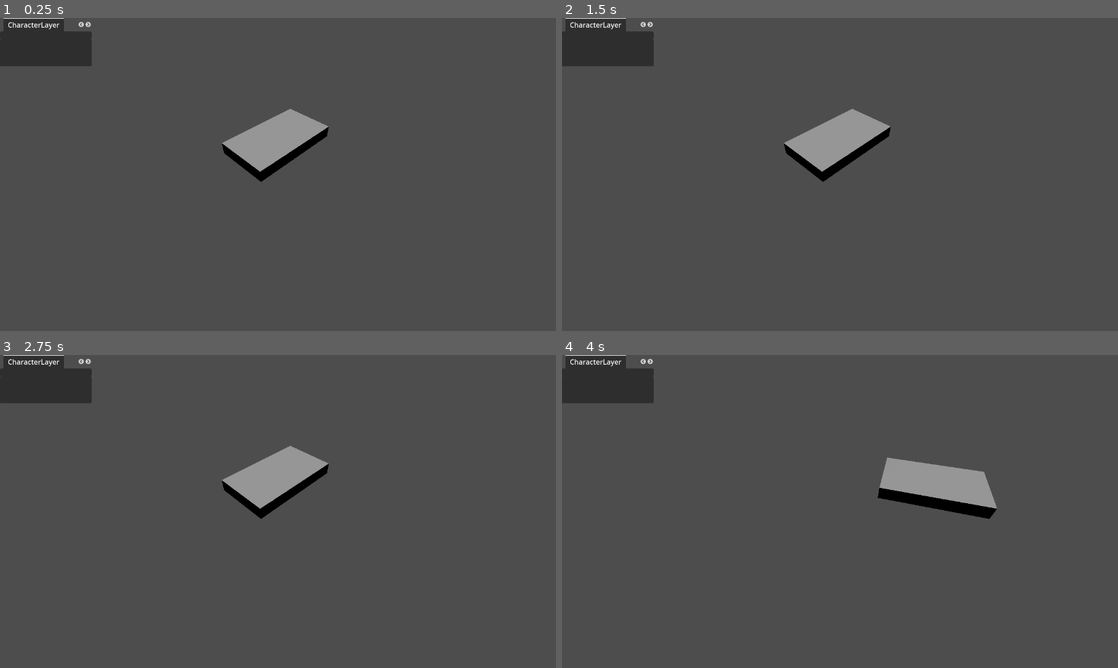
Above: before the commit, frames 1-4 (two rows, left to right).
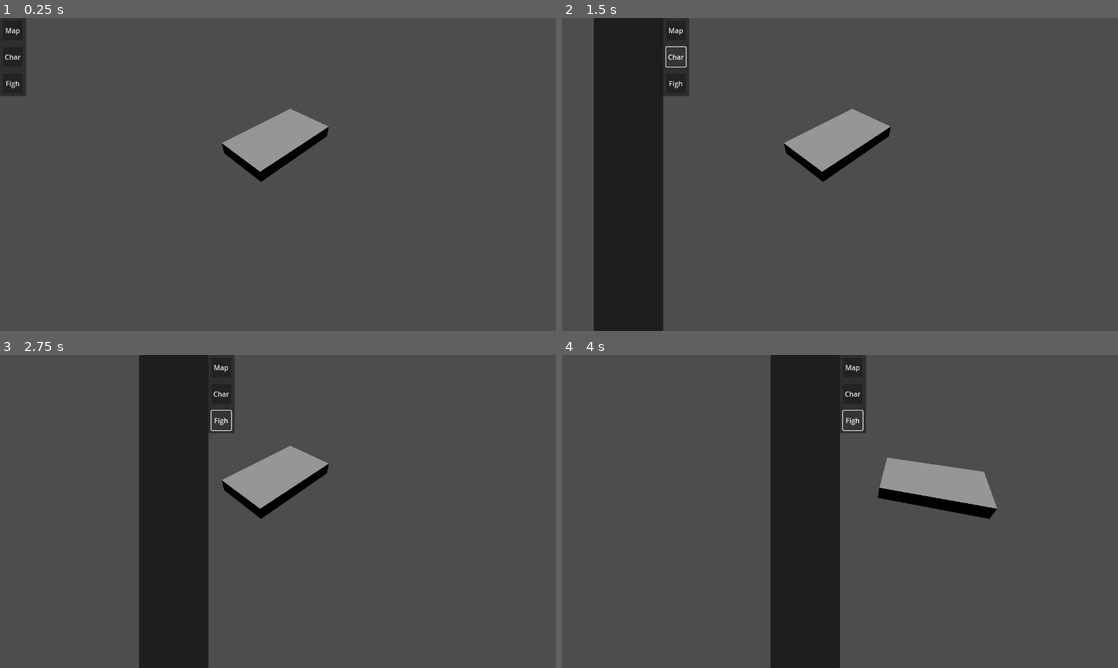
Above: after the commit, the same moments.

Repository: MapcrafterTactics/MapCrafter-Tactics
Game: Godot game, scene res://Editor.tscn
The game is run twice, just before and just after one commit, with the same random seed, the same clock (stepped at 60 frames per second) and the same inputs.
Inputs (mouse positions are in pixels of both pictures, inside the frame that each line leads up to):
- Up to frame 1 (0.25 s): no input
- Up to frame 2 (1.5 s): click (573, 30) at 0.5 s, where only the run after the commit has a clickable "Map"; click (645, 55) at 1.25 s, where only the run after the commit has a clickable "Characters"
- Up to frame 3 (2.75 s): click (150, 420) at 2 s, where only the run after the commit has a clickable "Fight"
- Up to frame 4 (4 s): tap Enter at 2.75 s; hold D 2.78-3.53 s; hold Q 2.78-3.53 s; hold S from 3.53 s (still down); tap E at 3.6 s

The runs differ from the first frame. In frame 1, 2.1% of the frame differs, in the area x 0-17%, y 0-25%; in frame 2, 13%; in frame 3, 16%, in the area x 0-43%, y 0-100%; in frame 4, 16%.

Commit message:
Reworked buttons and panel

Diff:
--- a/map-crafter-tactics/Editor.tscn
+++ b/map-crafter-tactics/Editor.tscn
@@ -1,5 +1,6 @@
-[gd_scene load_steps=7 format=3 uid="uid://b67vsm87w37rn"]
+[gd_scene load_steps=8 format=3 uid="uid://b67vsm87w37rn"]
 
+[ext_resource type="Script" uid="uid://bo1kkpun8icsm" path="res://editor.gd" id="1_agv3s"]
 [ext_resource type="Script" uid="uid://b47fakues6my3" path="res://camera_3d.gd" id="2_1qsck"]
 [ext_resource type="Script" uid="uid://dbu1uyau7ht86" path="res://main_viewport.gd" id="2_agv3s"]
 
@@ -18,52 +19,7 @@
 anchor_bottom = 1.0
 grow_horizontal = 2
 grow_vertical = 2
-
-[node name="TabContainer" type="TabContainer" parent="."]
-layout_mode = 0
-offset_right = 211.0
-offset_bottom = 49.0
-current_tab = 1
-
-[node name="TerrainLayer" type="Control" parent="TabContainer"]
-visible = false
-layout_mode = 2
-metadata/_tab_index = 0
-
-[node name="Button" type="Button" parent="TabContainer/TerrainLayer"]
-visible = false
-layout_mode = 0
-offset_top = 18.0
-offset_right = 211.0
-offset_bottom = 72.0
-
-[node name="CharacterLayer" type="Control" parent="TabContainer"]
-layout_mode = 2
-metadata/_tab_index = 1
-
-[node name="Button" type="Button" parent="TabContainer/CharacterLayer"]
-visible = false
-layout_mode = 0
-offset_right = 8.0
-offset_bottom = 8.0
-
-[node name="ItemList" type="ItemList" parent="TabContainer/CharacterLayer"]
-layout_mode = 0
-offset_top = 18.0
-offset_right = 211.0
-offset_bottom = 80.0
-
-[node name="BattleLayer" type="Control" parent="TabContainer"]
-visible = false
-layout_mode = 2
-metadata/_tab_index = 2
-
-[node name="Button" type="Button" parent="TabContainer/BattleLayer"]
-visible = false
-layout_mode = 0
-offset_top = 18.0
-offset_right = 211.0
-offset_bottom = 71.0
+script = ExtResource("1_agv3s")
 
 [node name="SubViewportContainer" type="SubViewportContainer" parent="."]
 layout_mode = 0
@@ -100,3 +56,42 @@
 
 [node name="DirectionalLight3D" type="DirectionalLight3D" parent="SubViewportContainer/SubViewport/MainViewport"]
 transform = Transform3D(1, 0, 0, 0, -0.051813085, 0.9986568, 0, -0.9986568, -0.051813085, 0, 9.183848, 0)
+
+[node name="PanelContainer" type="PanelContainer" parent="."]
+layout_mode = 0
+offset_right = 60.0
+offset_bottom = 180.0
+
+[node name="VBoxContainer" type="VBoxContainer" parent="PanelContainer"]
+custom_minimum_size = Vector2(60, 0)
+layout_mode = 2
+
+[node name="Button3" type="Button" parent="PanelContainer/VBoxContainer"]
+custom_minimum_size = Vector2(45, 45)
+layout_mode = 2
+size_flags_horizontal = 4
+size_flags_vertical = 6
+text = "Map"
+text_overrun_behavior = 4
+
+[node name="Button2" type="Button" parent="PanelContainer/VBoxContainer"]
+custom_minimum_size = Vector2(45, 45)
+layout_mode = 2
+size_flags_horizontal = 4
+size_flags_vertical = 6
+text = "Characters"
+text_overrun_behavior = 4
+
+[node name="Button" type="Button" parent="PanelContainer/VBoxContainer"]
+custom_minimum_size = Vector2(45, 45)
+layout_mode = 2
+size_flags_horizontal = 4
+size_flags_vertical = 6
+text = "Fight"
+text_overrun_behavior = 4
+
+[node name="Panel" type="Panel" parent="."]
+modulate = Color(0, 0, 0, 1)
+layout_mode = 0
+offset_left = -160.0
+offset_bottom = 720.0
--- a/map-crafter-tactics/editor.gd
+++ b/map-crafter-tactics/editor.gd
@@ -1,11 +1,31 @@
 extends Control
 
+@onready var buttons_panel = $PanelContainer
+@onready var buttons_box = $PanelContainer/VBoxContainer
+@onready var side_panel = $Panel
 
-# Called when the node enters the scene tree for the first time.
-func _ready() -> void:
-	pass # Replace with function body.
+var shift_distance = 160
+
+func _ready():
+	for element in buttons_box.get_children():
+		if element is Button:
+			element.pressed.connect(_on_any_button_pressed)
+
+func _on_any_button_pressed():
+	var tween = create_tween()
+	tween.set_parallel(true)
 
 
-# Called every frame. 'delta' is the elapsed time since the previous frame.
-func _process(delta: float) -> void:
-	pass
+	tween.tween_property(
+		buttons_panel,
+		"position",
+		buttons_panel.position + Vector2(shift_distance, 0),
+		0.4
+	)
+
+	tween.tween_property(
+		side_panel,
+		"position",
+		side_panel.position + Vector2(shift_distance, 0),
+		0.4
+	)
